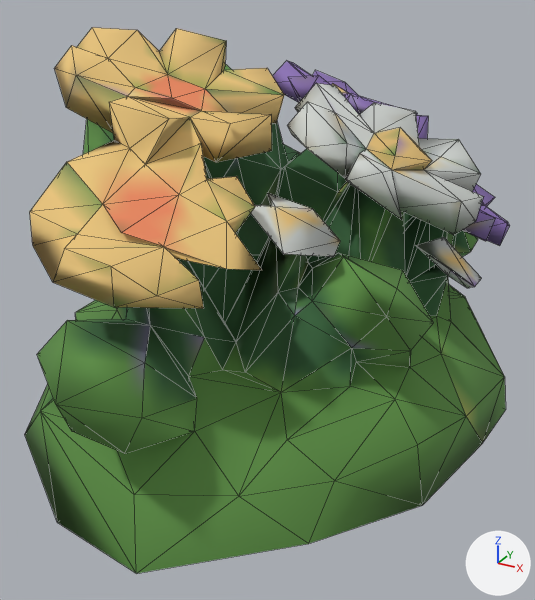
Renders of the glTF model public/models/flowers.glb from each side of a commit.
One viewpoint serves both versions: a 50 mm lens placed at (0.514, -0.932, 0.339), pointed at (0.024, -0.04, -0.107). Arrows for +X, +Y and +Z are at lower right; the lights stay in place. The picture after the commit comes second. Mesh edges are drawn as thin lines. Where no turn or scale is listed for an object, it has been applied to the vertices. Vertices at exactly the same position are counted once.

Objects in the first picture: 'tripo_node_c735143c-9aee-4045-ba44-2e7c4cd4bfa8'.
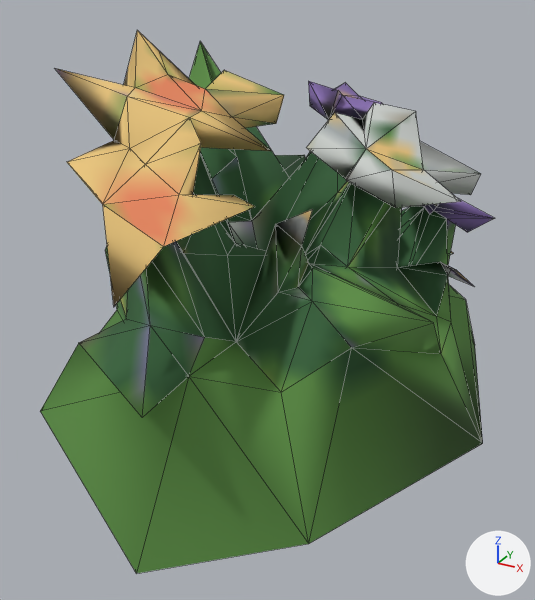
Where the newer file only moved an object's origin or applied its transform, the numbers keep the older frame.

Location of each change, [x1, y1, x2, y2] in pixels of the pictures (535 x 600 px):
'tripo_node_c735143c-9aee-4045-ba44-2e7c4cd4bfa8', reshaped (6% narrower): before [25, 27, 510, 573]; after [40, 30, 495, 573]
part 1 of me_tripo_mesh_c735143c_9aee_4045_ba44_2e7c4cd4bfa8, deleted (green): before [25, 27, 510, 573]

Edits to the bpy script that builds the scene:
```text
Change me_tripo_mesh_c735143c_9aee_4045_ba44_2e7c4cd4bfa8:
    used by ob_tripo_node_c735143c_9aee_4045_ba44_2e7c4cd4bfa8; location = (0.0, 0.0, 0.0)
    remove me_tripo_mesh_c735143c_9aee_4045_ba44_2e7c4cd4bfa8.from_pydata(...)  # 478 vertices, 964 faces; spans x -0.363..0.363, y -0.5..0.5, z -0.276..0.276
    add me_tripo_mesh_c735143c_9aee_4045_ba44_2e7c4cd4bfa8.from_pydata(...)  # 223 vertices, 453 faces; spans x -0.35..0.354, y -0.442..0.464, z -0.276..0.27
    me_tripo_mesh_c735143c_9aee_4045_ba44_2e7c4cd4bfa8 part 1: 255 vertices removed from x -0.363..0.363, y -0.5..0.5, z -0.276..0.276
```
